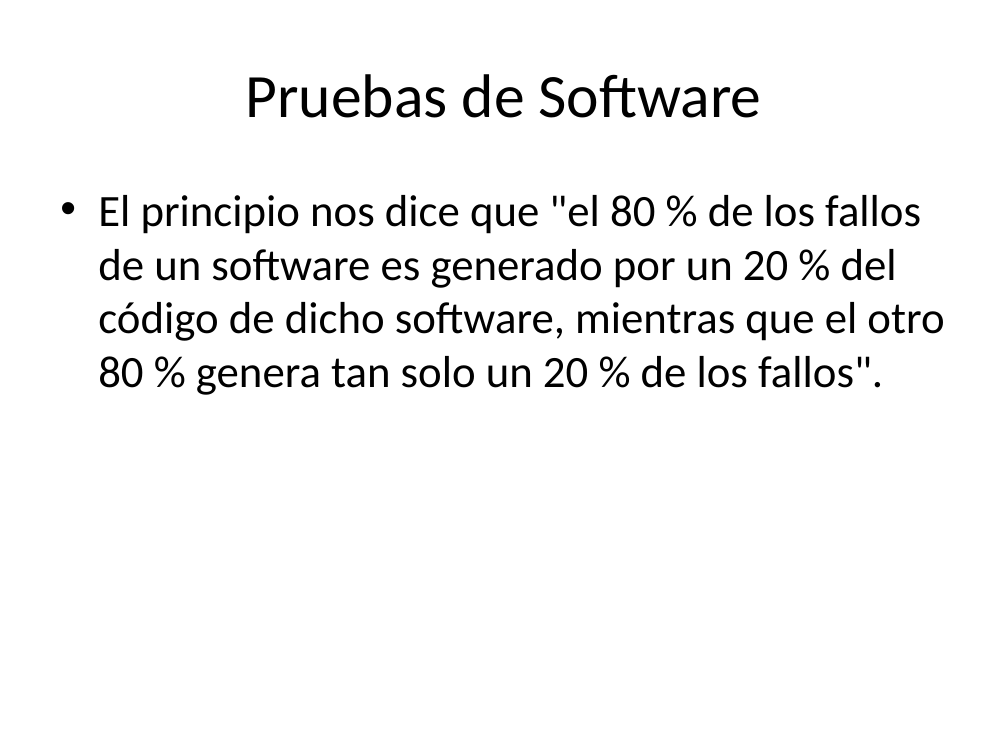
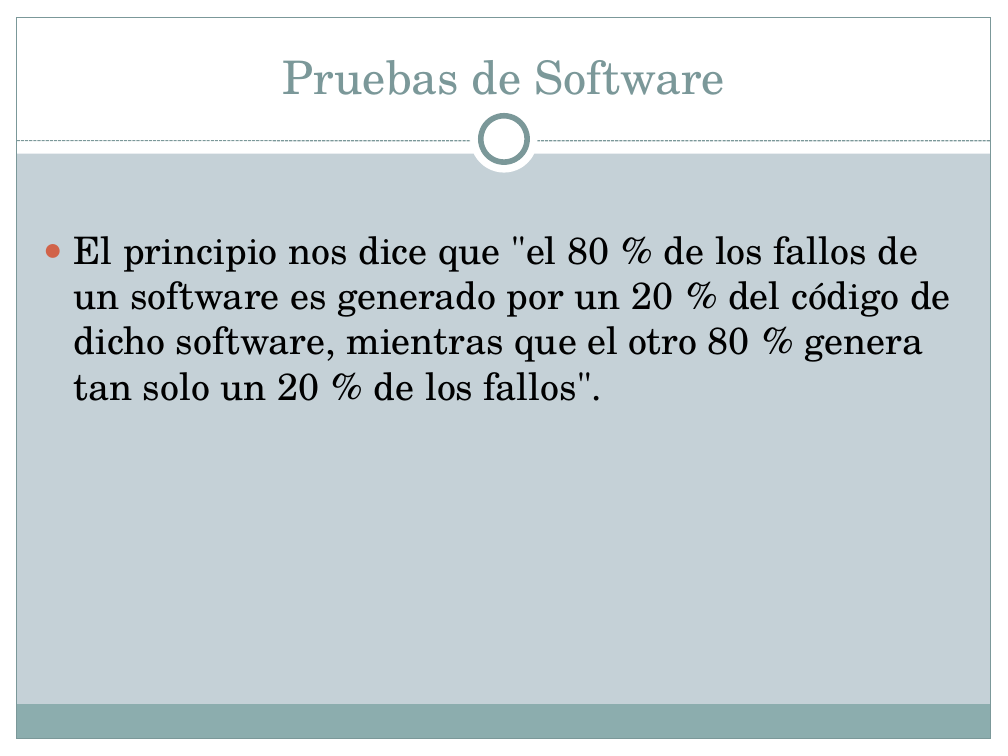
Before and after one commit to JulianAguilar/Equipo6AdminProy, a slide deck: slide 4 of tarea/Diagrama de Pareto.pptx. Drawn at 1008x756 pixels with LibreOffice and Linux fonts; fonts in the diff are those of the drawing. Boxes give left, top, right and bottom in pixels: in the first picture for what was removed or moved away, otherwise in the second. Text is boxed around its words. In the diff, an @@ line names an element or a change of style, - is before the commit and + after.

```diff
--- a/tarea/Diagrama de Pareto.pptx
+++ b/tarea/Diagrama de Pareto.pptx
@@ background #FFFFFF to #C5D1D7 @@
@@ rectangle added at bbox=[0, 0, 1008, 153], fill #FFFFFF @@
@@ rectangle added at bbox=[0, 0, 17, 756], fill #FFFFFF @@
@@ rectangle added at bbox=[17, 17, 991, 739], outline #7C999A 0.75 pt @@
@@ title "Pruebas de Software": place and size @@
-title "Pruebas de Software" at bbox=[246, 74, 762, 118]
+title "Pruebas de Software" at bbox=[283, 60, 724, 95]
@@ title "Pruebas de Software" at bbox=[283, 60, 724, 95]: size 44 to 33 pt, font Calibri to TeX Gyre Schola, text colour #000000 to #7C999A; vertical alignment middle to bottom @@
@@ rectangle added at bbox=[991, 0, 1008, 756], fill #FFFFFF @@
@@ ellipse added at bbox=[471, 106, 538, 173], fill #FFFFFF @@
@@ ellipse added at bbox=[481, 116, 527, 162], fill #FFFFFF, outline #7C999A 4 pt @@
@@ line added from (17, 141) to (991, 141), #7C999A 0.75 pt dashed @@
@@ text "El principio nos dice que ...": place and size @@
-text "El principio nos dice que ..." at bbox=[98, 195, 944, 395]
+text "El principio nos dice que ..." at bbox=[73, 236, 951, 401]
@@ text "El principio nos dice que ..." at bbox=[73, 236, 951, 401]: size 32 to 27 pt, font Calibri to TeX Gyre Schola; bullet • to ●; less space between paragraphs @@
@@ rectangle added at bbox=[16, 705, 990, 739], fill #8CADAE @@
@@ rectangle added at bbox=[0, 739, 1008, 756], fill #FFFFFF @@
```
Also in this commit, not shown: 3 other slides changed, 2 slides added, 2 slides removed.
